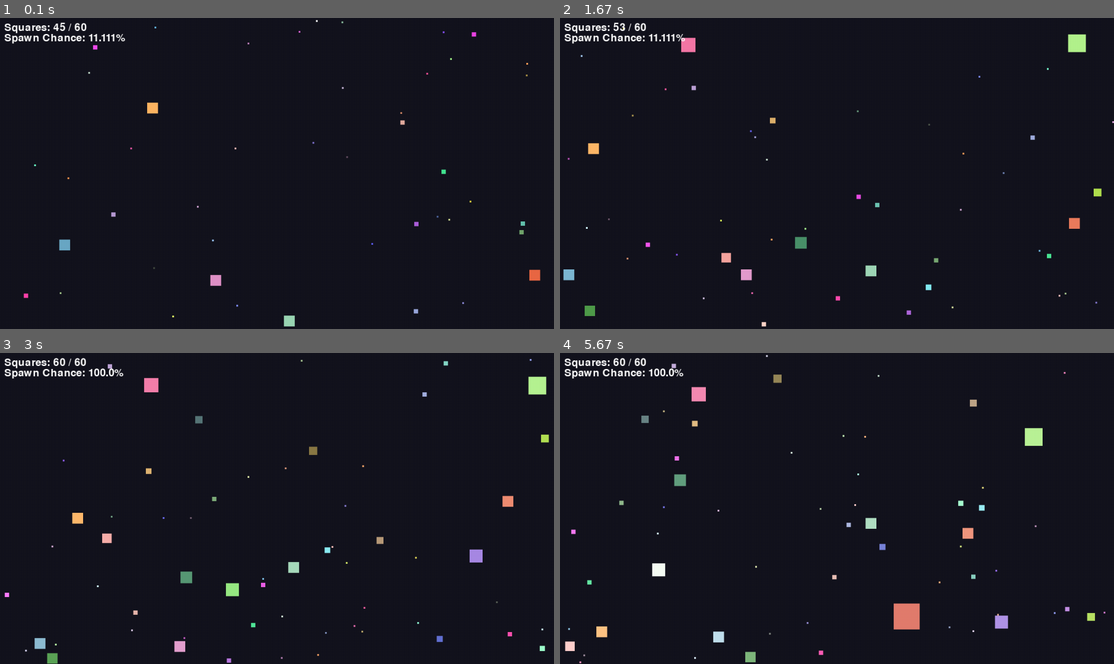
Above: before the commit, frames 1-4 (two rows, left to right).
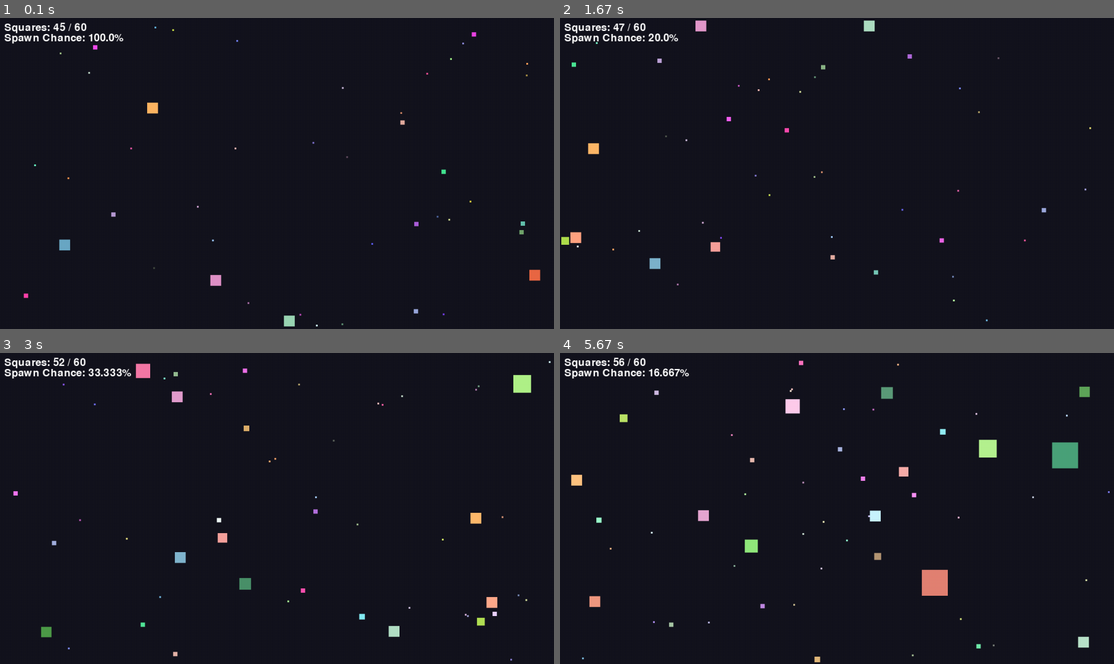
Above: after the commit, the same moments.

Repository: voanhduc0105/lab8-pygame
Game: pygame game, started from main.py
The game is run twice, just before and just after one commit, with the same random seed, the same clock (stepped at 60 frames per second) and the same inputs.
Inputs (mouse positions are in pixels of both pictures, inside the frame that each line leads up to):
- Up to frame 1 (0.1 s): no input
- Up to frame 2 (1.67 s): no input
- Up to frame 3 (3 s): no input
- Up to frame 4 (5.67 s): click (981, 480) at 4.38 s; click (1008, 502) at 4.72 s; click (953, 452) at 5.05 s; click (676, 449) at 5.38 s

The runs differ from the first frame. In frame 1, 0.1% of the frame differs, in the area x 10-84%, y 0-100%; in frame 2, 1.9%; in frame 3, 2.9%; in frame 4, 4.2%, in the area x 0-100%, y 0-100%.

Commit message:
exam: q3 - screen wrapping

Diff:
--- a/main.py
+++ b/main.py
@@ -254,27 +254,17 @@
 			# Bounce on screen edges by reversing direction.
 
 	def bordercollision(self, listofsquares: list['Square'], disabledsquares: list['Square']):
-		if self.x <= 0 or self.x >= WINDOW_WIDTH - self.square_size:
-			self.pulse = 1/3
-			self.vx *= -1
-			self.x = max(0, min(self.x, WINDOW_WIDTH - self.square_size))
-			if self.cap > len(listofsquares):
-				if random.randint(1, 40-Square.pity) == 1:
-					Square.pity = 0
-					self.squarecreation(listofsquares, disabledsquares)
-				else:
-					Square.pity = min(Square.pity + 1, 9)
-
-		if self.y <= 0 or self.y >= WINDOW_HEIGHT - self.square_size:
-			self.pulse = 1/3
-			self.vy *= -1
-			self.y = max(0, min(self.y, WINDOW_HEIGHT - self.square_size))
-			if self.cap > len(listofsquares):
-				if random.randint(1, 40-Square.pity) == 1:
-					Square.pity = 0
-					self.squarecreation(listofsquares, disabledsquares)
-				else:
-					Square.pity = min(Square.pity + 1, 9)
+		# We wrap the square around it lmao
+		# remove pulse and set position to the other side
+
+		if self.x <= 0 and self.vx <= 0:
+			self.x = WINDOW_WIDTH - self.square_size
+		if self.x >= WINDOW_WIDTH - self.square_size and self.vx > 0:
+			self.x = 0
+		if self.y <= 0 and self.vy < 0:
+			self.y = WINDOW_HEIGHT - self.square_size
+		if self.y >= WINDOW_HEIGHT - self.square_size and self.vy > 0:
+			self.y = 0
 
 	def draw(self, surface: pygame.Surface) -> None:
 		# Using pulse boost instead of pulse for easier control of brightness. Pulse_boost spans from 0.0 to 1.0
